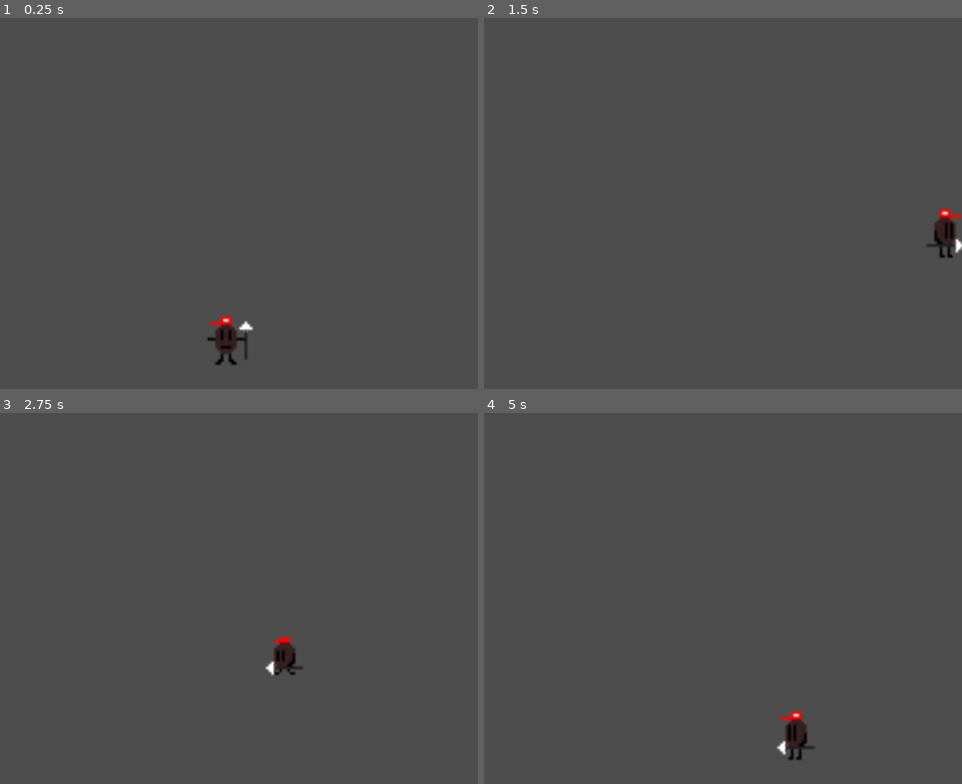
Above: before the commit, frames 1-4 (two rows, left to right).
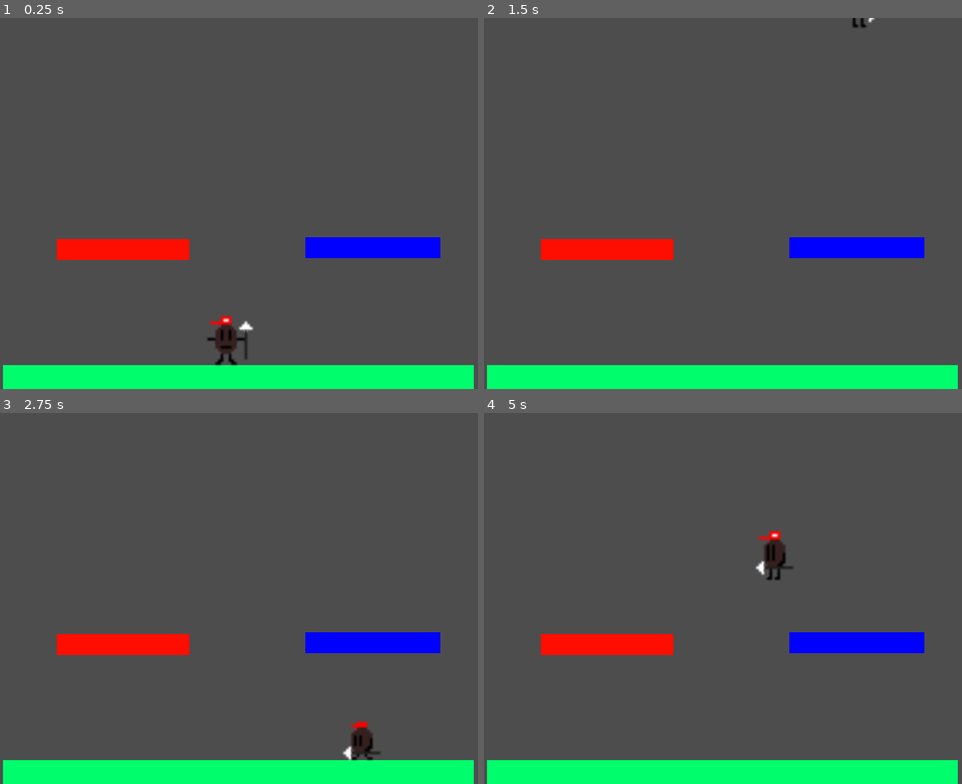
Above: after the commit, the same moments.

Repository: SonuTheNecro/GodotLearningEnvironment
Game: Godot game, scene res://level.tscn
Two runs of this game, one before a commit and one after it. Both use one fixed random seed, a clock stepped at 60 frames per second and the inputs below.
Inputs:
- Up to frame 1 (0.25 s): no input
- Up to frame 2 (1.5 s): tap Enter at 0.5 s; hold S (duck) 0.53-1.28 s; hold D (move_right) from 0.53 s (still down); tap W (jump) at 0.77, 0.8, 1.07, 1.35 s
- Up to frame 3 (2.75 s): tap W (jump) at 1.52, 1.82, 2.3 s; tap S (duck) at 1.55 s; release D (move_right) at 2.03 s; hold A (move_left) from 2.03 s (still down); hold S (duck) from 2.03 s (still down)
- Up to frame 4 (5 s): release A (move_left) at 2.78 s; release S (duck) at 2.78 s; hold D (move_right) 2.78-4.28 s; tap Shift (run) at 2.85 s; tap W (jump) at 3.02, 3.32, 3.77, 3.8, 4.07, 4.35, 4.52, 4.82 s; tap S (duck) at 3.05, 4.55 s; hold S (duck) 3.53-4.28 s; hold A (move_left) from 4.28 s (still down)

The runs differ from the first frame. In frame 1, 9.5% of the frame differs, in the area x 0-100%, y 59-100%; in frame 2, 10%; in frame 3, 10%; in frame 4, 11%, in the area x 0-100%, y 31-100%.

Commit message:
feat: duck speed, audio when jumping

Diff:
--- a/level.tscn
+++ b/level.tscn
@@ -7,6 +7,11 @@
 
 [sub_resource type="RectangleShape2D" id="RectangleShape2D_jr3rt"]
 size = Vector2(28, 648.5)
+
+[sub_resource type="RectangleShape2D" id="RectangleShape2D_v8h6i"]
+size = Vector2(253, 36)
+
+[sub_resource type="ImageTexture" id="ImageTexture_0h1is"]
 
 [node name="level" type="Node2D"]
 
@@ -17,6 +22,13 @@
 shape = SubResource("RectangleShape2D_8mqrt")
 debug_color = Color(0.916841, 0.113416, 0.646772, 0.42)
 
+[node name="ColorRect" type="ColorRect" parent="StaticBody2D/ground"]
+offset_left = -445.0
+offset_top = -23.0
+offset_right = 443.0
+offset_bottom = 22.0
+color = Color(0, 0.990688, 0.424499, 1)
+
 [node name="left_wall" type="CollisionShape2D" parent="StaticBody2D"]
 position = Vector2(9, 327.75)
 shape = SubResource("RectangleShape2D_jr3rt")
@@ -25,4 +37,29 @@
 position = Vector2(884, 330)
 shape = SubResource("RectangleShape2D_jr3rt")
 
+[node name="left_platform" type="CollisionShape2D" parent="StaticBody2D"]
+position = Vector2(230, 435)
+shape = SubResource("RectangleShape2D_v8h6i")
+
+[node name="ColorRect" type="ColorRect" parent="StaticBody2D/left_platform"]
+offset_left = -124.0
+offset_top = -19.0
+offset_right = 126.0
+offset_bottom = 21.0
+color = Color(0.994578, 0.0559661, 1.92523e-07, 1)
+
+[node name="right_platform" type="CollisionShape2D" parent="StaticBody2D"]
+position = Vector2(702, 434)
+shape = SubResource("RectangleShape2D_v8h6i")
+
+[node name="ColorRect" type="ColorRect" parent="StaticBody2D/right_platform"]
+offset_left = -128.0
+offset_top = -21.0
+offset_right = 127.0
+offset_bottom = 19.0
+color = Color(0, 0, 1, 1)
+
+[node name="Sprite2D" type="Sprite2D" parent="StaticBody2D"]
+texture = SubResource("ImageTexture_0h1is")
+
 [node name="player" parent="." instance=ExtResource("1_vet0b")]
--- a/player.gd
+++ b/player.gd
@@ -16,6 +16,8 @@
 	if input_dir != Vector2.ZERO:
 		if Input.is_action_pressed("run"):
 			speed = 750
+		elif Input.is_action_pressed("duck"):
+			speed = 250
 		else:
 			speed = 500
 		velocity = velocity.move_toward(speed * input_dir, acc) #Accerlate
@@ -38,6 +40,8 @@
 	elif velocity.x != 0:
 		if speed == 500:
 			$AnimatedSprite2D.animation = "walk"
+		elif speed == 250:
+			$AnimatedSprite2D.animation = "duck"
 		else:
 			$AnimatedSprite2D.animation = "run"
 	else:
@@ -52,6 +56,7 @@
 func jump():
 	if Input.is_action_pressed("jump"):
 		if current_jumps < max_jumps:
+			$AudioStreamPlayer2D.play()
 			velocity.y = jump_power
 			current_jumps += 1
 		if is_on_floor():
--- a/player.tscn
+++ b/player.tscn
@@ -8,6 +8,7 @@
 [ext_resource type="Texture2D" uid="uid://dkp8u6hwnp2ud" path="res://player_sprites/player_run.png" id="4_t8njp"]
 [ext_resource type="Texture2D" uid="uid://dsay6x8k3aiu0" path="res://player_sprites/player_walk.png" id="5_w475h"]
 [ext_resource type="Texture2D" uid="uid://m7b2w6rx8auj" path="res://player_sprites/player_jump.png" id="6_sh8uf"]
+[ext_resource type="AudioStream" uid="uid://ch1u224aim6aa" path="res://jump.wav" id="9_ynux7"]
 
 [sub_resource type="RectangleShape2D" id="RectangleShape2D_tvy71"]
 size = Vector2(41, 77)
@@ -279,3 +280,7 @@
 scale = Vector2(5, 5.074)
 sprite_frames = SubResource("SpriteFrames_3dqom")
 animation = &"walk"
+
+[node name="AudioStreamPlayer2D" type="AudioStreamPlayer2D" parent="."]
+stream = ExtResource("9_ynux7")
+volume_db = -13.236
Not shown, added: jump.wav.import
Not shown: 1 places in level.tscn that only renumber resources
Not shown: 1 places in player.tscn that only renumber resources
Not shown, added: jump.wav
